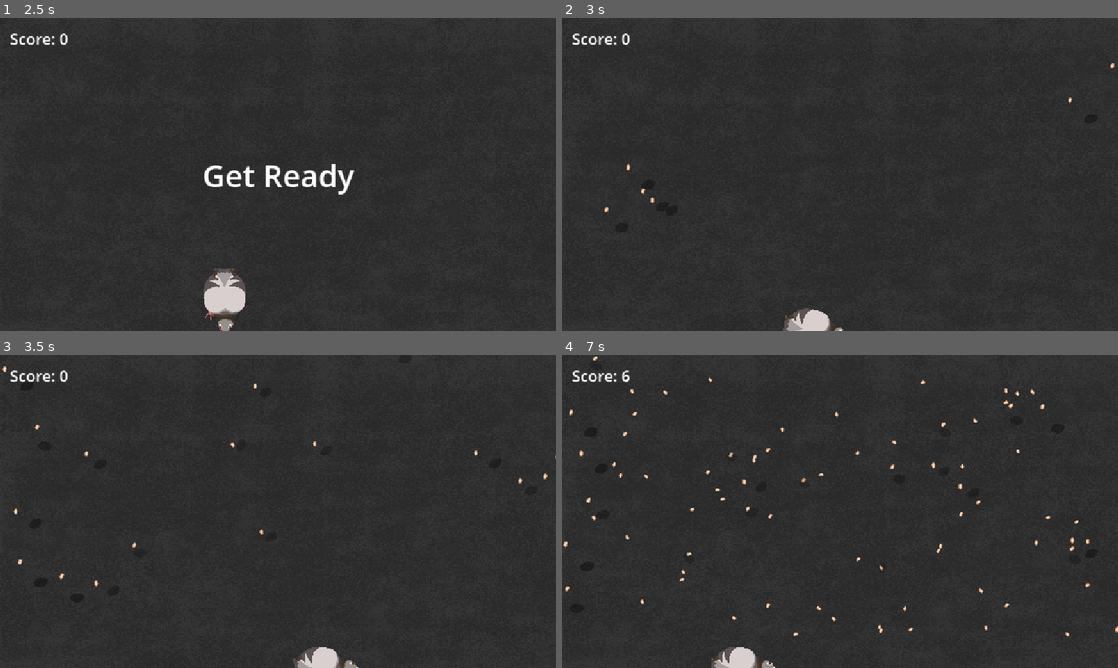
Above: before the commit, frames 1-4 (two rows, left to right).
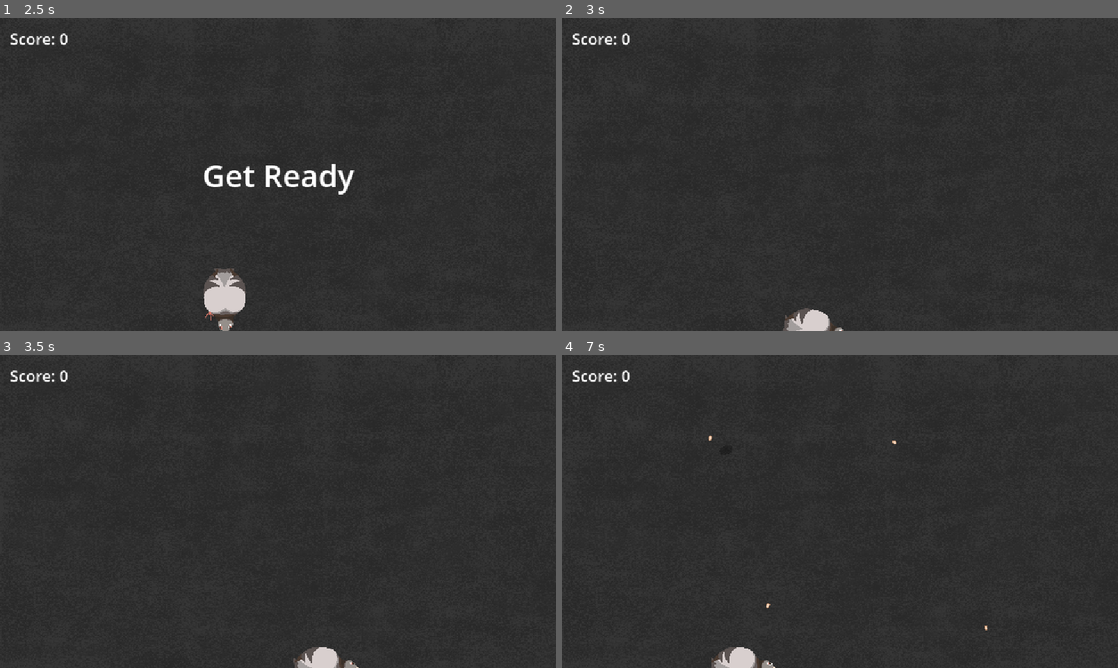
Above: after the commit, the same moments.

Repository: kimypham/seed-for-pigeon
Game: Godot game, scene res://main.tscn
Two runs of this game, one before a commit and one after it. Both use one fixed random seed, a clock stepped at 60 frames per second and the inputs below.
Inputs:
- Up to frame 1 (2.5 s): click "Start" at 0.5 s; tap Enter at 1.25 s; hold D (move_right) 1.28-2.03 s; hold S (move_down) from 2.03 s (still down)
- Up to frame 2 (3 s): release S (move_down) at 2.78 s; hold D (move_right) from 2.78 s (still down)
- Up to frame 3 (3.5 s): keep holding D (move_right)
- Up to frame 4 (7 s): release D (move_right) at 3.53 s; hold W (move_up) 3.53-4.28 s; hold A (move_left) 4.28-5.78 s; hold S (move_down) 5.78-6.53 s; hold D (move_right) from 6.53 s (still down)

Frame 1 is identical in both runs. In frame 2, less than 0.1% of the frame differs, in the area x 7-100%, y 14-62%; in frame 3, 0.2%; in frame 4, 0.7%, in the area x 0-100%, y 0-91%.

Commit message:
make seed fade and disappear

Diff:
--- a/main.tscn
+++ b/main.tscn
@@ -19,7 +19,6 @@
 [node name="Pigeon" parent="." instance=ExtResource("1_ig7tw")]
 
 [node name="SeedTimer" type="Timer" parent="."]
-wait_time = 0.05
 
 [node name="ScoreTimer" type="Timer" parent="."]
 
--- a/pigeon.tscn
+++ b/pigeon.tscn
@@ -32,7 +32,7 @@
 scale = Vector2(0.5, 0.5)
 sprite_frames = SubResource("SpriteFrames_h26hx")
 animation = &"walk"
-frame_progress = 0.0415168
+frame_progress = 0.216073
 speed_scale = 1.5
 
 [node name="CollisionShape2D" type="CollisionShape2D" parent="."]
--- a/seed.gd
+++ b/seed.gd
@@ -65,6 +65,15 @@
 		freeze = false
 		shadow.hide()
 		landed.emit(self)
+		await get_tree().create_timer(5.0).timeout
+		if is_instance_valid(self):  # make sure it wasn't already eaten
+			var fade_time = 0.5
+			var fade_elapsed = 0.0
+			while fade_elapsed < fade_time:
+				fade_elapsed += get_process_delta_time()
+				modulate.a = lerp(1.0, 0.0, fade_elapsed / fade_time)
+				await get_tree().process_frame
+			queue_free()
 
 func eaten():
 	queue_free()
